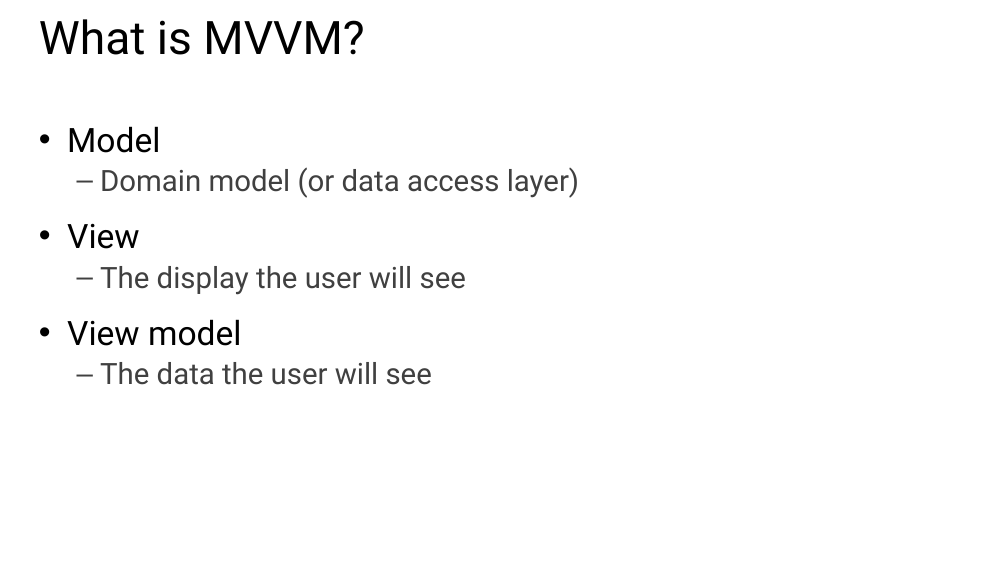
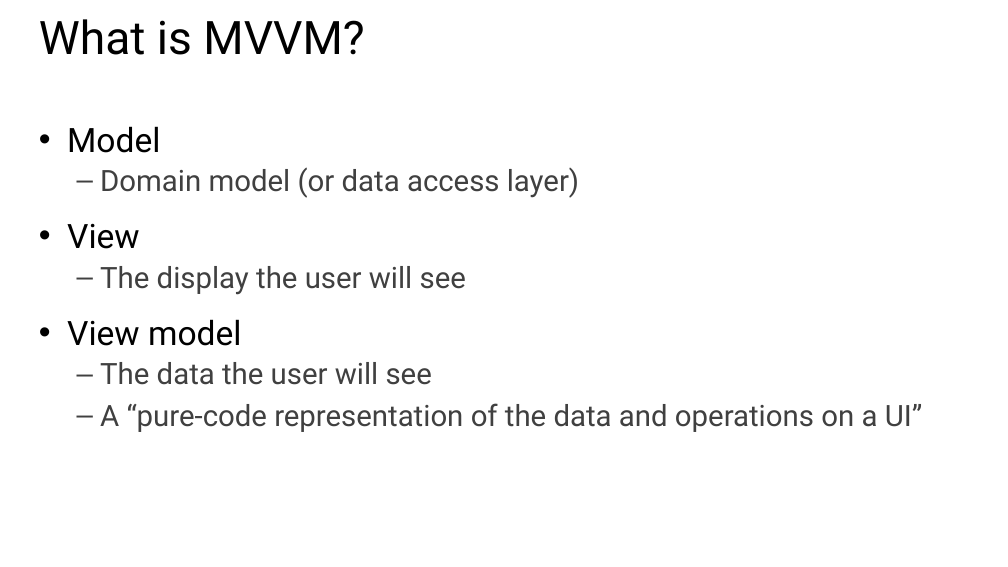
Before and after one commit to jongalloway/Knockout-MVA, a slide deck: slide 13 of Slides/1 - Introducing Knockout.pptx (slide 14 before the commit). Drawn at 1008x567 pixels with LibreOffice and Linux fonts; fonts in the diff are those of the drawing. Boxes give left, top, right and bottom in pixels: in the first picture for what was removed or moved away, otherwise in the second. Text is boxed around its words. In the diff, an @@ line names an element or a change of style, - is before the commit and + after.

Commit message:
Updates to slides for Session 1 (Intro) and Session 4 (Data)

```diff
--- a/Slides/1 - Introducing Knockout.pptx
+++ b/Slides/1 - Introducing Knockout.pptx
@@ text at <box>100,403,922,432</box>: paragraph added @@
+  – A “pure-code representation of the data and operations on a UI”
```
Also in this commit, not shown: 1 other slide changed, 1 slide added, 1 slide removed, 1 other file.
